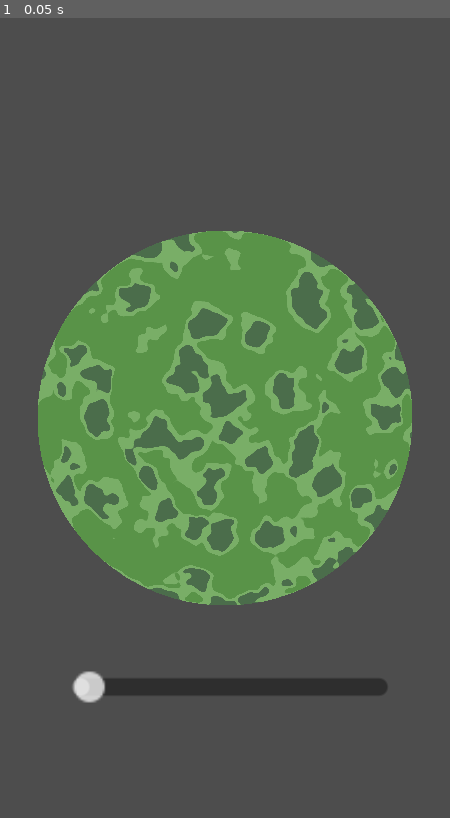
Above: before the commit, frame 1.
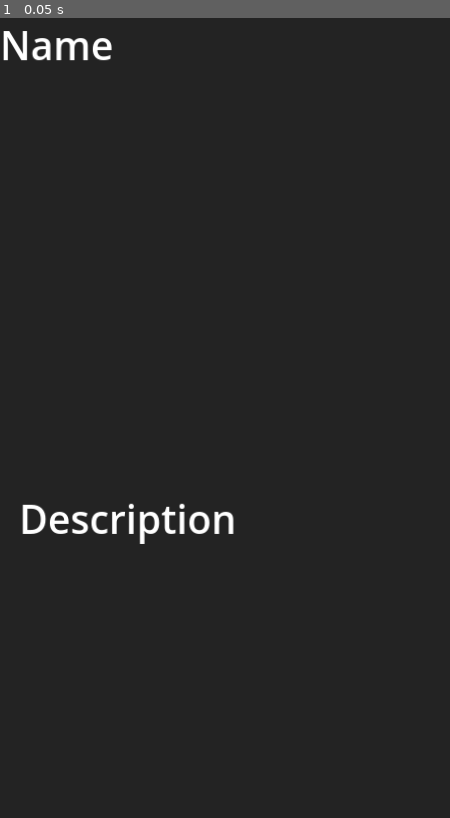
Above: after the commit, the same moment.

Repository: Quintavius/map-of-noo
Game: Godot game, scene res://scenes/main.tscn
Two runs of this game, one before a commit and one after it. Both use one fixed random seed, a clock stepped at 60 frames per second and the inputs below.
Inputs:
- Up to frame 1 (0.05 s): no input

The runs differ from the first frame. In frame 1, 98% of the frame differs, in the area x 0-100%, y 0-100%.

Commit message:
should stop for tonight

Diff:
--- /dev/null
+++ b/Godot/scenes/ItemCard.gd
@@ -0,0 +1,11 @@
+extends Control
+
+
+# Called when the node enters the scene tree for the first time.
+func _ready():
+	pass # Replace with function body.
+
+
+# Called every frame. 'delta' is the elapsed time since the previous frame.
+func _process(delta):
+	pass
--- a/Godot/scenes/main.tscn
+++ b/Godot/scenes/main.tscn
@@ -1,10 +1,12 @@
-[gd_scene load_steps=20 format=3 uid="uid://icxg80kr7xoy"]
+[gd_scene load_steps=22 format=3 uid="uid://icxg80kr7xoy"]
 
 [ext_resource type="Shader" uid="uid://c02kgwblpfv05" path="res://shaders/map.tres" id="1_5idcf"]
 [ext_resource type="Script" path="res://scenes/Map.gd" id="1_lp277"]
 [ext_resource type="Shader" path="res://shaders/BlurX.gdshader" id="4_aajak"]
 [ext_resource type="Shader" path="res://shaders/BlurY.gdshader" id="4_s8w7f"]
 [ext_resource type="Shader" path="res://shaders/ColourRamp.gdshader" id="6_hpcjg"]
+[ext_resource type="Script" path="res://scenes/ItemCard.gd" id="6_luaf0"]
+[ext_resource type="Theme" uid="uid://cvsrecu06my7j" path="res://theme.tres" id="6_se7d4"]
 
 [sub_resource type="Gradient" id="Gradient_m103y"]
 
@@ -71,6 +73,7 @@
 [node name="Main" type="Node"]
 
 [node name="Map" type="Control" parent="."]
+visible = false
 layout_mode = 3
 anchors_preset = 15
 anchor_right = 1.0
@@ -80,6 +83,7 @@
 script = ExtResource("1_lp277")
 
 [node name="MapBase" type="ColorRect" parent="Map"]
+visible = false
 clip_children = 2
 material = SubResource("ShaderMaterial_yovxb")
 layout_mode = 1
@@ -97,6 +101,7 @@
 metadata/_edit_use_anchors_ = true
 
 [node name="PostProcessing" type="Control" parent="Map/MapBase"]
+visible = false
 anchors_preset = 0
 offset_left = -90.0
 offset_top = -510.0
@@ -104,8 +109,10 @@
 offset_bottom = -470.0
 
 [node name="CanvasLayer" type="CanvasLayer" parent="Map/MapBase/PostProcessing"]
+visible = false
 
 [node name="ColorRect" type="ColorRect" parent="Map/MapBase/PostProcessing/CanvasLayer"]
+visible = false
 material = SubResource("ShaderMaterial_lra7u")
 anchors_preset = 8
 anchor_left = 0.5
@@ -121,8 +128,10 @@
 mouse_filter = 2
 
 [node name="CanvasLayer2" type="CanvasLayer" parent="Map/MapBase/PostProcessing"]
+visible = false
 
 [node name="ColorRect" type="ColorRect" parent="Map/MapBase/PostProcessing/CanvasLayer2"]
+visible = false
 material = SubResource("ShaderMaterial_sr2ak")
 anchors_preset = 8
 anchor_left = 0.5
@@ -138,8 +147,10 @@
 mouse_filter = 2
 
 [node name="CanvasLayer3" type="CanvasLayer" parent="Map/MapBase/PostProcessing"]
+visible = false
 
 [node name="ColorRect" type="ColorRect" parent="Map/MapBase/PostProcessing/CanvasLayer3"]
+visible = false
 material = SubResource("ShaderMaterial_84kjd")
 anchors_preset = 15
 anchor_right = 1.0
@@ -154,6 +165,7 @@
 metadata/_edit_use_anchors_ = true
 
 [node name="HSlider" type="HSlider" parent="Map"]
+visible = false
 layout_mode = 1
 anchors_preset = 8
 anchor_left = 0.5
@@ -170,13 +182,38 @@
 max_value = 30.0
 step = 0.01
 
-[node name="CharacterScreen" type="Control" parent="."]
-visible = false
+[node name="ItemCard" type="Control" parent="."]
 layout_mode = 3
 anchors_preset = 15
 anchor_right = 1.0
 anchor_bottom = 1.0
 grow_horizontal = 2
 grow_vertical = 2
+script = ExtResource("6_luaf0")
+
+[node name="ColorRect" type="ColorRect" parent="ItemCard"]
+layout_mode = 1
+anchors_preset = 15
+anchor_right = 1.0
+anchor_bottom = 1.0
+grow_horizontal = 2
+grow_vertical = 2
+color = Color(0.136826, 0.136826, 0.136826, 1)
+
+[node name="Name" type="Label" parent="ItemCard"]
+layout_mode = 0
+offset_right = 513.0
+offset_bottom = 161.0
+theme = ExtResource("6_se7d4")
+text = "Name"
+
+[node name="Description" type="Label" parent="ItemCard"]
+layout_mode = 0
+offset_left = 46.0
+offset_top = 1137.0
+offset_right = 559.0
+offset_bottom = 1298.0
+theme = ExtResource("6_se7d4")
+text = "Description"
 
 [connection signal="value_changed" from="Map/HSlider" to="Map" method="_on_h_slider_value_changed"]
--- a/Godot/theme.tres
+++ b/Godot/theme.tres
@@ -1,3 +1,4 @@
 [gd_resource type="Theme" format=3 uid="uid://cvsrecu06my7j"]
 
 [resource]
+Label/font_sizes/font_size = 94
Renamed: Godot/scripts/resources/TestCard.tres -> Godot/cards/items/TestCard.tres
